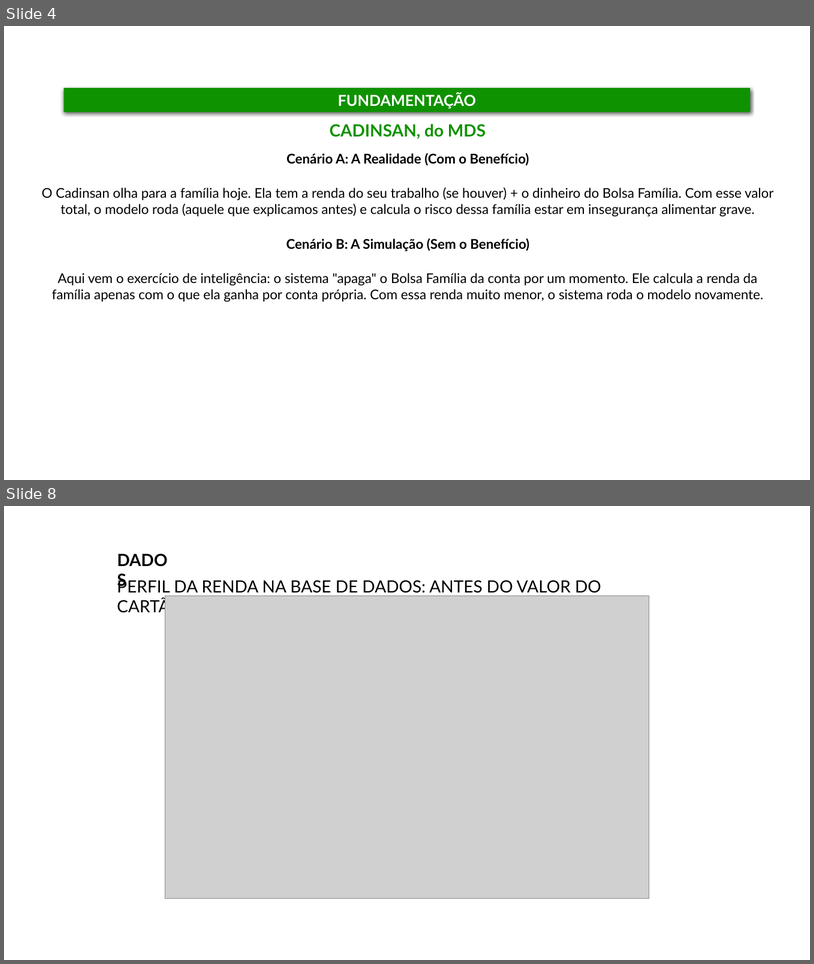
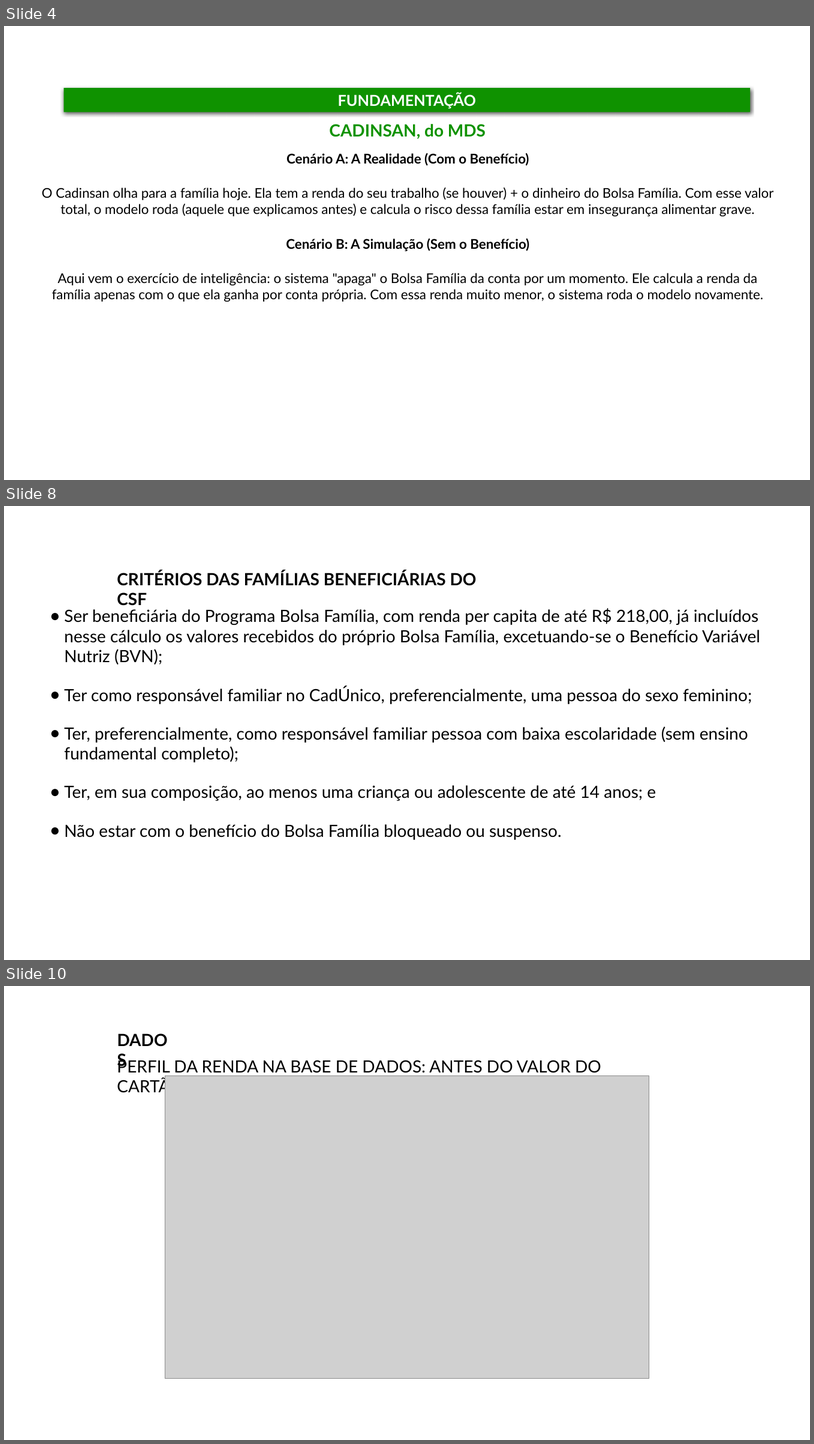
Before and after one commit to DISOC-Estudos-Sociais/indicador_csf, a slide deck: outputs/apresentacao_resultados.pptx. Shown one above the other, each under a label of ours: slides 4 and 8 before the commit, slides 4, 8 and 10 after it; the slides between them are not shown. The pictures are 814x964 and 814x1444 pixels, drawn with LibreOffice and Linux fonts; fonts in the diff are those of the drawing; grey boxes stand for pictures; background and template pictures are left out. Boxes give left, top, right and bottom in pixels: in the first picture for what was removed or moved away, otherwise in the second. Text is boxed around its words. In the diff, an @@ line names an element or a change of style, - is before the commit and + after.

```diff
--- a/outputs/apresentacao_resultados.pptx
+++ b/outputs/apresentacao_resultados.pptx
@@ slide 8 added at [4, 506, 810, 960], background picture (left out) @@
@@ text added at [117, 570, 477, 606], 20 pt, text #000000, bold @@
+CRITÉRIOS DAS FAMÍLIAS BENEFICIÁRIAS DO CSF
@@ text added at [64, 608, 761, 840], 20 pt, text #000000 @@
+● Ser beneficiária do Programa Bolsa Família, com renda per capita de até R$ 218,00, já incluídos nesse cálculo os valores recebidos do próprio Bolsa Família, excetuando-se o Benefício Variável Nutriz (BVN);
+● Ter como responsável familiar no CadÚnico, preferencialmente, uma pessoa do sexo feminino;
+● Ter, preferencialmente, como responsável familiar pessoa com baixa escolaridade (sem ensino fundamental completo);
+● Ter, em sua composição, ao menos uma criança ou adolescente de até 14 anos; e
+● Não estar com o benefício do Bolsa Família bloqueado ou suspenso.
@@ what was slide 8 is now slide 10 @@
```
Also in this commit, not shown: 7 slides changed, 2 other slides added, 1 slide removed, 4 other files.
